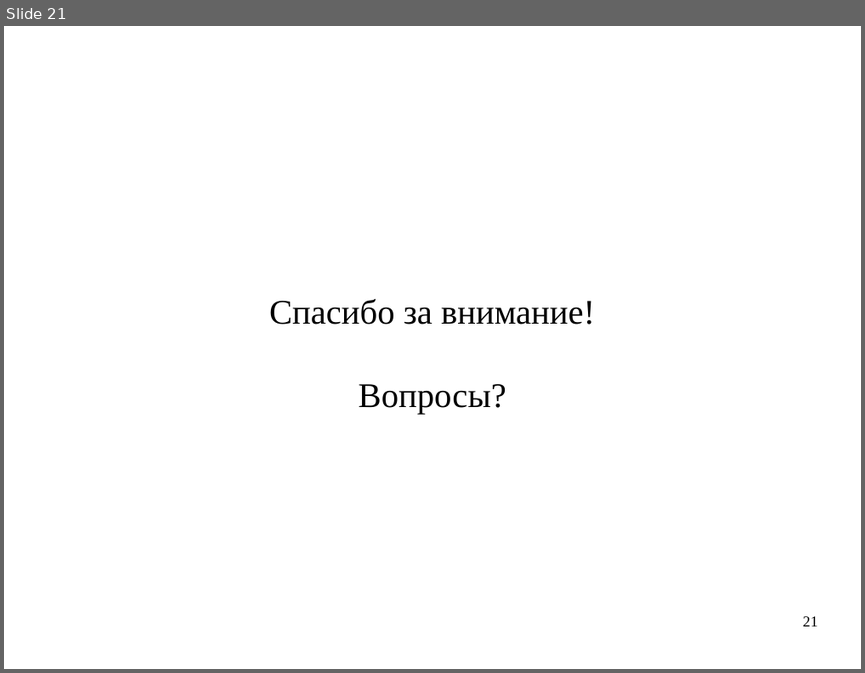
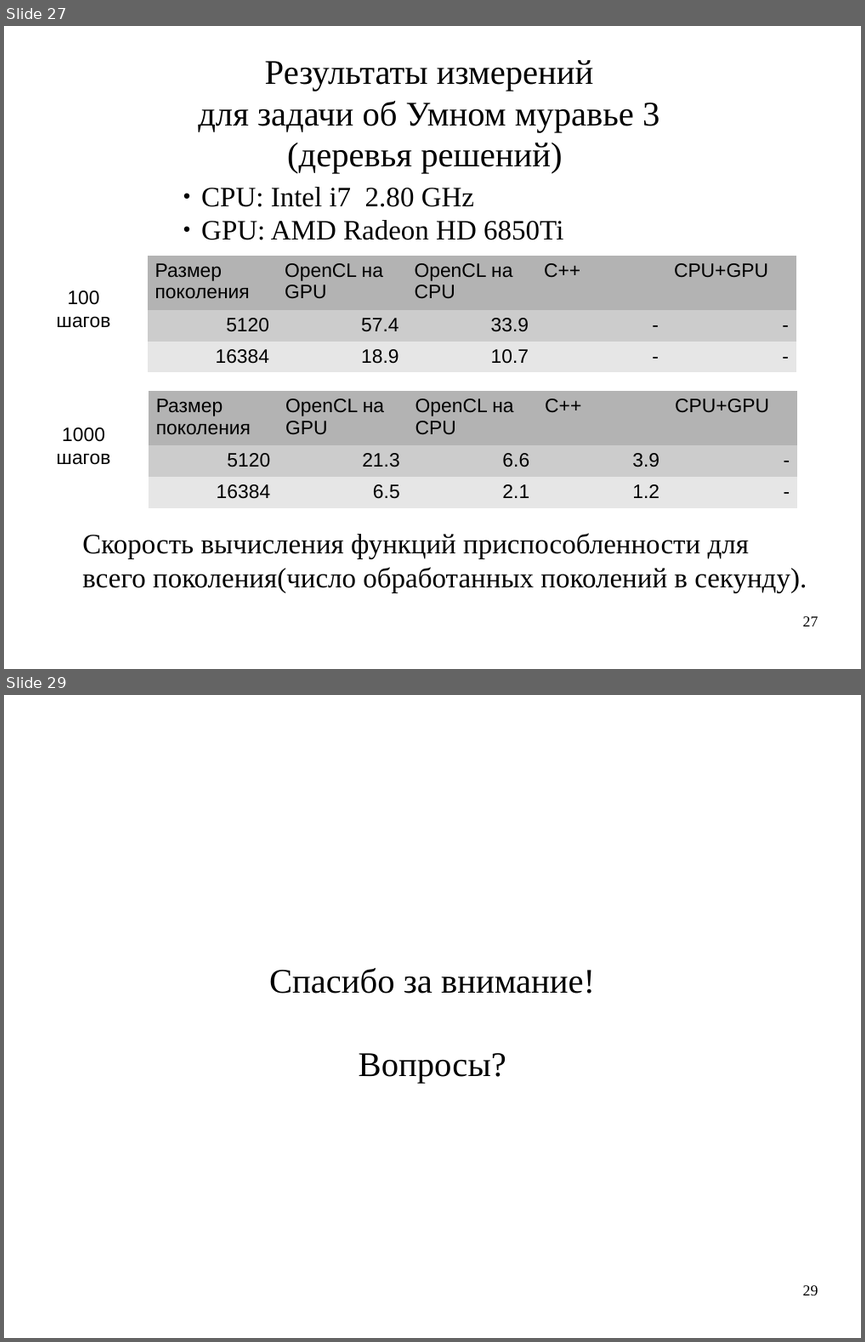
Before and after one commit to artem-bochkarev/master-work, a slide deck: Papers/Presentation.odp. Shown one above the other, each under a label of ours: slide 21 before the commit, slides 27 and 29 after it; the slides between them are not shown. The pictures are 865x673 and 865x1342 pixels, drawn with LibreOffice and Linux fonts; fonts in the diff are those of the drawing. Boxes give left, top, right and bottom in pixels: in the first picture for what was removed or moved away, otherwise in the second. Text is boxed around its words. In the diff, an @@ line names an element or a change of style, - is before the commit and + after.

```diff
--- a/Papers/Presentation.odp
+++ b/Papers/Presentation.odp
@@ slide 27 added at <box>4,26,861,669</box>, background #FFFFFF @@
@@ text added at <box>198,60,659,174</box>, 32 pt, text #000000 @@
+Результаты измерений
+для задачи об Умном муравье 3
+(деревья решений)
@@ text added at <box>201,187,563,240</box>, 26 pt, text #000000 @@
+● CPU: Intel i7 2.80 GHz
+● GPU: AMD Radeon HD 6850Ti
@@ table added at <box>147,256,796,367</box>, 3 rows, 5 columns @@
+Размер поколения | OpenCL на GPU | OpenCL на СPU | C++ | CPU+GPU
+5120 | 57.4 | 33.9 | - | -
+16384 | 18.9 | 10.7 | - | -
@@ text added at <box>57,290,111,328</box>, 18 pt, text #000000 @@
+100 шагов
@@ table added at <box>148,392,798,503</box>, 3 rows, 5 columns @@
+Размер поколения | OpenCL на GPU | OpenCL на СPU | C++ | CPU+GPU
+5120 | 21.3 | 6.6 | 3.9 | -
+16384 | 6.5 | 2.1 | 1.2 | -
@@ text added at <box>57,427,111,465</box>, 18 pt, text #000000 @@
+1000 шагов
@@ text added at <box>82,533,806,593</box>, 26 pt, text #000000 @@
+Скорость вычисления функций приспособленности для
+всего поколения(число обработанных поколений в секунду).
@@ page number added at <box>803,616,818,626</box>, 14 pt, text #000000 @@
+27
@@ what was slide 21 is now slide 29 @@
@@ page number at <box>803,1285,818,1295</box>: text changed @@
-21
+29
```
Also in this commit, not shown: 18 slides changed, 7 other slides added, 2 other files.
